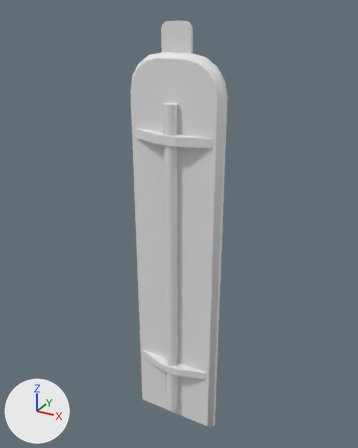
The FBX model Assets/_Main/Models/Item/Thermometer.fbx as it was, and as the next commit left it.
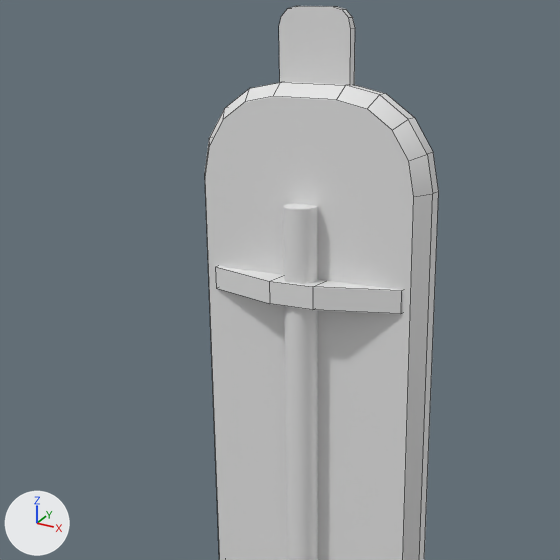
The first picture shows the older version from a 50 mm lens placed at (0.217, -0.383, 0.223), pointed at (0.0, 0.013, 0.026). The close-ups show both versions on the part from 13% to 78% of the width and 4% to 56% of the height of that picture; other places that the commit changed are outside them. The lights are fixed; the arrows at lower left show +X, +Y and +Z. The close-ups show mesh edges as thin lines. Where no turn or scale is listed for an object, it has been applied to the vertices.

Names of what the first close-up shows: 'Thermometer', 'ThermometerCilinder'.
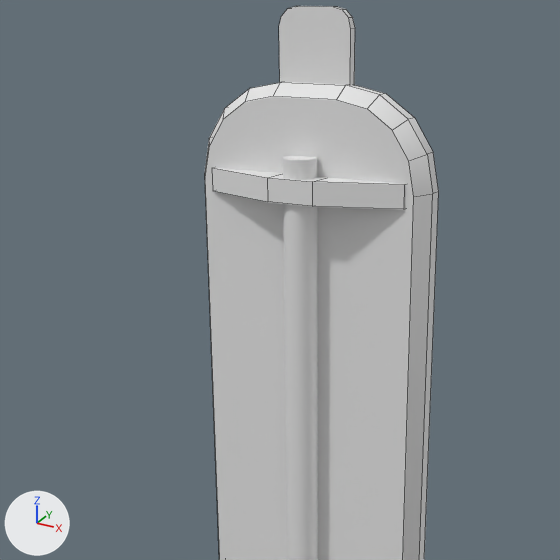
What differs and where, as boxes [x1, y1, x2, y2] in the close-ups (560 x 560 px; the box of a moved part takes in the faces that stretch with it):
part 1 of me_cube_007, moved or reshaped
    before: [215, 266, 402, 314]
    after: [212, 168, 405, 209]

The change, as a diff of the scene's bpy script:
```diff
--- a/Assets/_Main/Models/Item/Thermometer.fbx.py
+++ b/Assets/_Main/Models/Item/Thermometer.fbx.py
@@ me_cube_007 @@
 me_cube_007.from_pydata(...)  # 88 vertices, 66 faces; spans x -0.047..0.047, y -0.011..0.011, z -0.212..0.212
 # used by ob_thermometer; location = (0.0, 0.0, 0.0)
+# me_cube_007 part 1: the loose piece of 16 vertices spanning x -0.04..0.04, y -0.011..0.004, z 0.111..0.119 is moved by (0.0, 0.0, 0.037)
```
